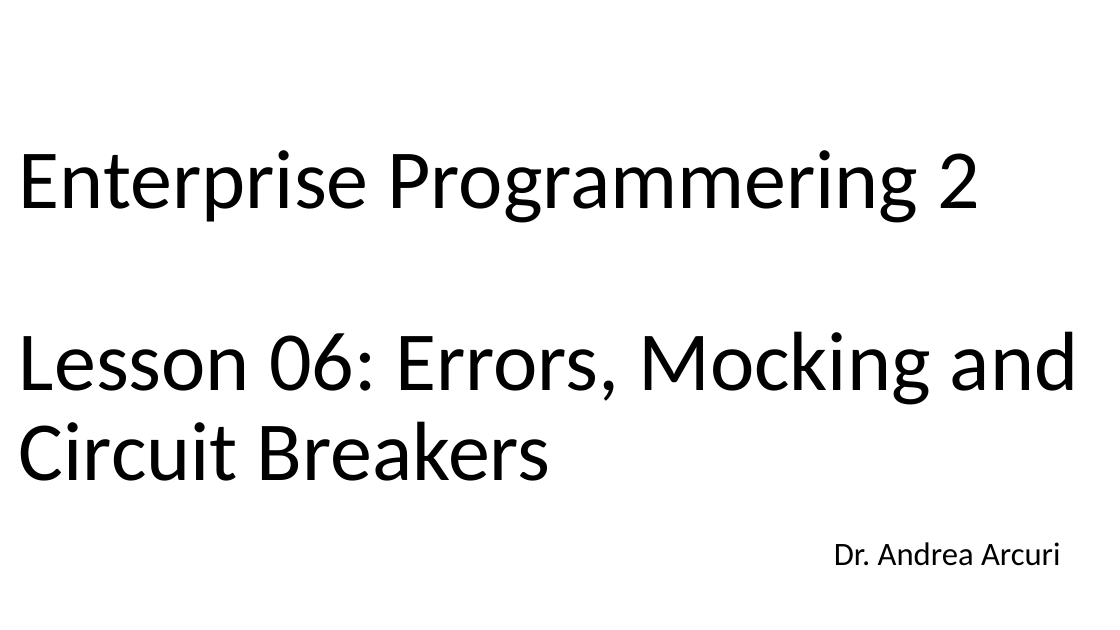
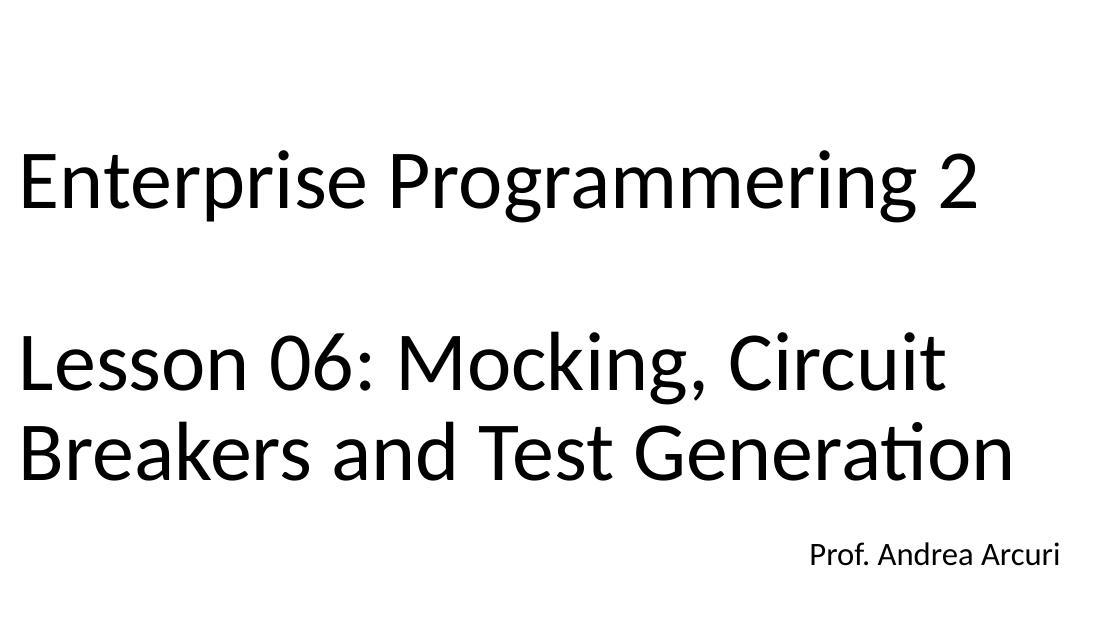
Before and after one commit to arcuri82/testing_security_development_enterprise_systems, a slide deck: slide 1 of doc/advanced/slides/lesson_06.pptx. Drawn at 1120x630 pixels with LibreOffice and Linux fonts; fonts in the diff are those of the drawing. Boxes give left, top, right and bottom in pixels: in the first picture for what was removed or moved away, otherwise in the second. Text is boxed around its words. In the diff, an @@ line names an element or a change of style, - is before the commit and + after.

```diff
--- a/doc/advanced/slides/lesson_06.pptx
+++ b/doc/advanced/slides/lesson_06.pptx
@@ title at (x1=19, y1=150, x2=1016, y2=481): text changed @@
-Enterprise Programmering 2
-Lesson 06: Errors, Mocking and Circuit Breakers
+Enterprise Programmering 2
+Lesson 06: Mocking, Circuit Breakers and Test Generation
@@ subtitle at (x1=809, y1=542, x2=1061, y2=566): text changed @@
-Dr. Andrea Arcuri
+Prof. Andrea Arcuri
```
Also in this commit, not shown: 2 other slides changed, 4 slides removed, 17 other files.
